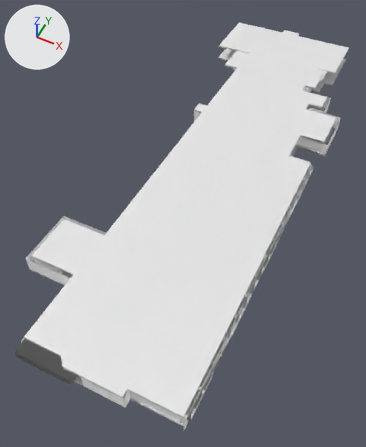
The glTF model glb/archif2.glb as it was, and as the next commit left it.
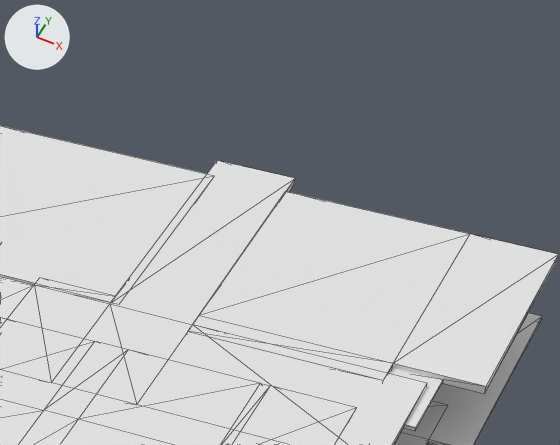
The first picture shows the older version from a 50 mm camera at (44.0, -149.0, 137.0) aimed at (-18.0, -27.0, -16.0). The close-ups show both versions on the part from 67% to 95% of the width and 0% to 19% of the height of that picture; other places that the commit changed are outside them. The lights are fixed; the arrows at upper left show +X, +Y and +Z. The close-ups show mesh edges as thin lines. Where no turn or scale is listed for an object, it has been applied to the vertices.
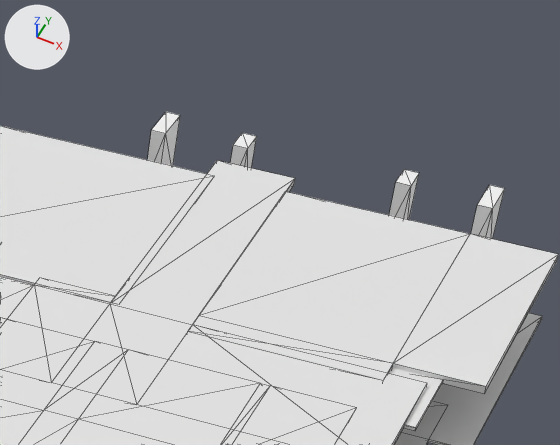
Location of each change, [x1, y1, x2, y2] in pixels of the close-ups (560 x 445 px):
'Column.003', added
    after: [147, 112, 505, 239]

What the commit changed:
Material 'Column_material.004' (mat_column_material_004) is new.
Its base color is (1.0, 1.0, 1.0) (white #ffffff).
Its metallic is 1.0.
Its roughness is 1.0.
Mesh me_column_004 is new.
It has 64 vertices, 96 faces and spans x -33.7..1.2, y -8.5..29.2, z -0.2..5.9.
It uses material mat_column_material_004 (white #ffffff).
Object 'Column.003' (ob_column_003) is new; it shows me_column_004.
Its location is (3.59, 79.74, 0.0).
